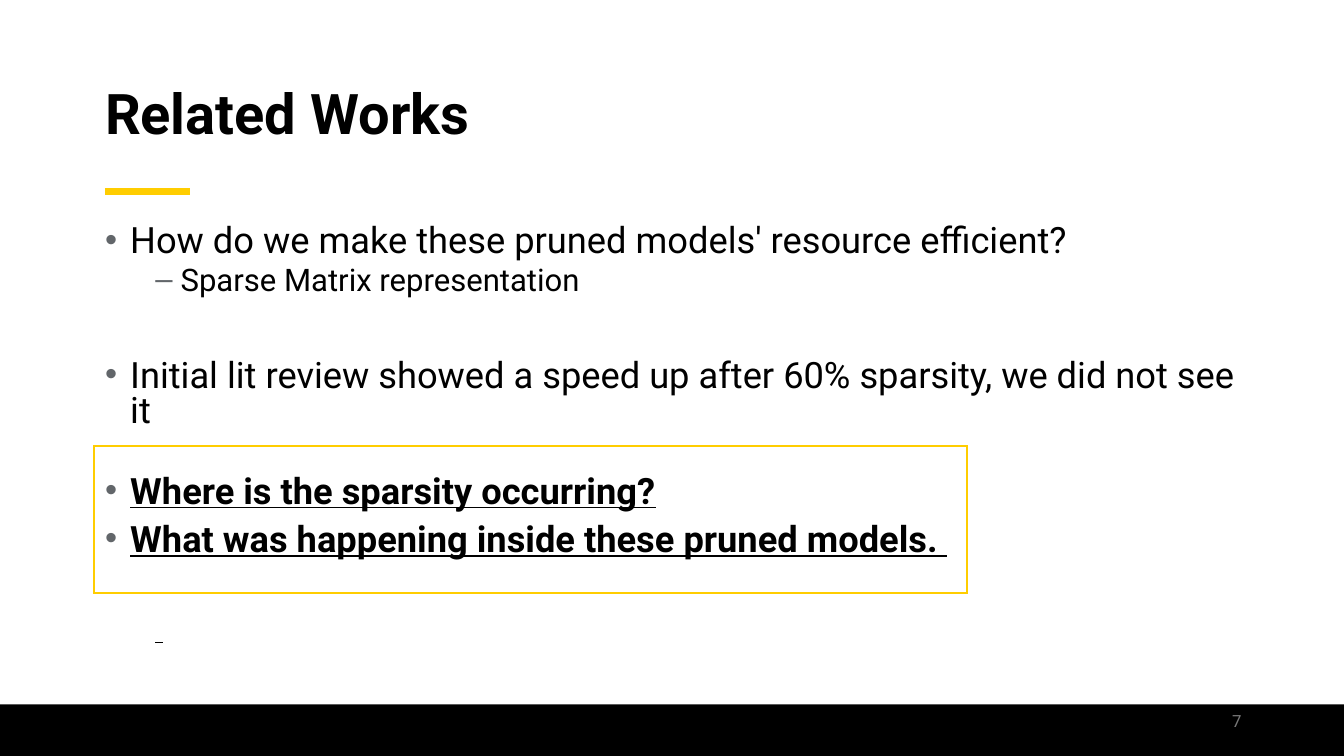
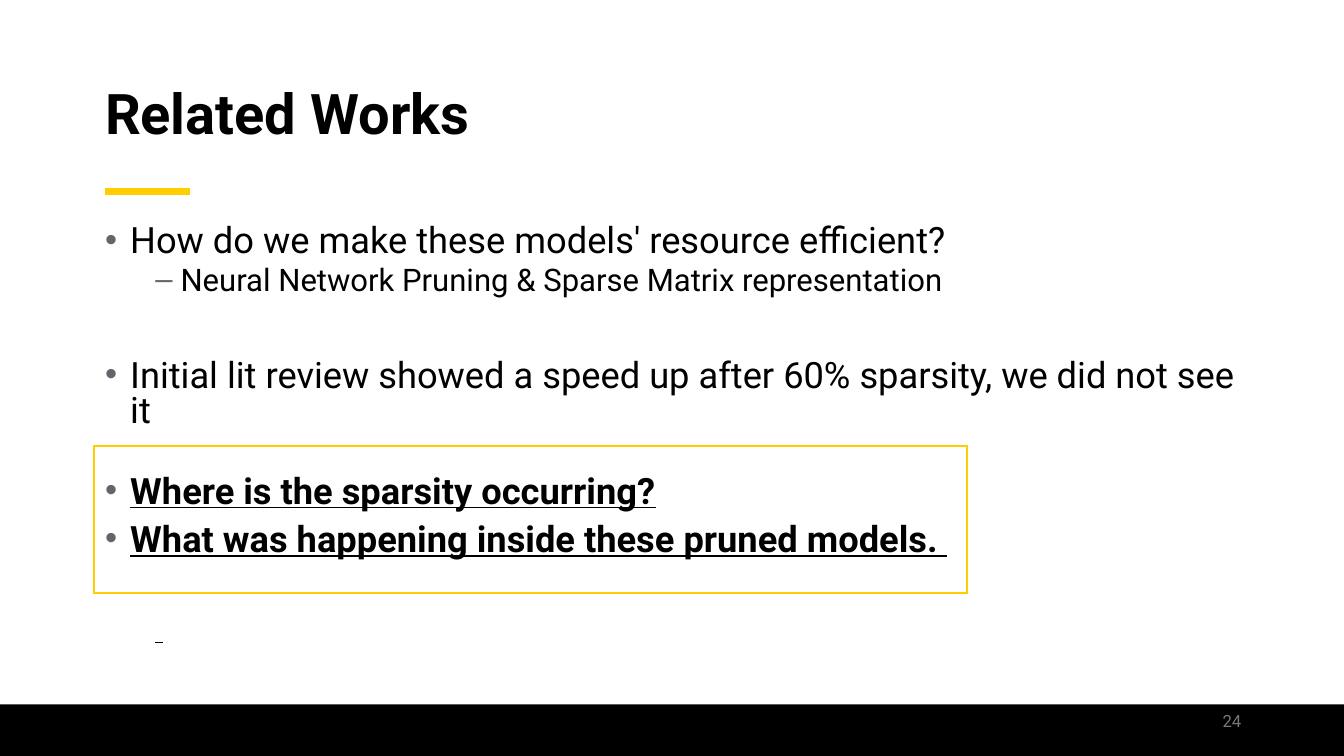
Before and after one commit to jamilgafur/Presentation, a slide deck: slide 24 of Presentation.pptx (slide 7 before the commit). Drawn at 1344x756 pixels with LibreOffice and Linux fonts; fonts in the diff are those of the drawing; background and template pictures are left out. Boxes give left, top, right and bottom in pixels: in the first picture for what was removed or moved away, otherwise in the second. Text is boxed around its words. In the diff, an @@ line names an element or a change of style, - is before the commit and + after.

```diff
--- a/Presentation.pptx
+++ b/Presentation.pptx
@@ text at <box>130,225,945,298</box>: text changed; size 25.9 to 22.2 pt @@
-• How do we make these pruned models' resource efficient?
-  – Sparse Matrix representation
+• How do we make these models' resource efficient?
+  – Neural Network Pruning & Sparse Matrix representation
@@ page number at <box>1223,715,1242,727</box>: text changed @@
-7
+24
```
Also in this commit, not shown: 15 other slides changed, 8 slides added, 15 slides removed.
